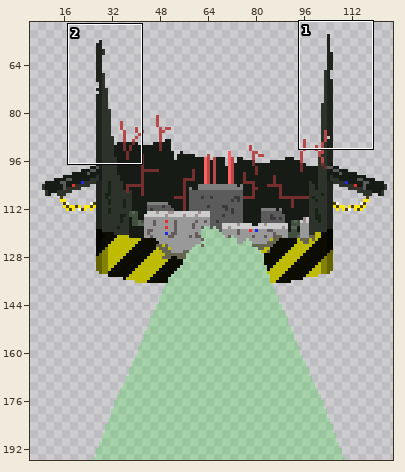
Sprite sheet, stored at CasaDesDiamantes/sprites/sensoryTremblerBaseDestroyed_spr/layers/fffa6570-e273-4066-bb6b-bbd31abe40a0/85c7f3ea-feff-4922-a220-4c0f48611c5e.png. The first picture is a wide view before the edit; the outline marks the close-up.
Close-up. Old version:
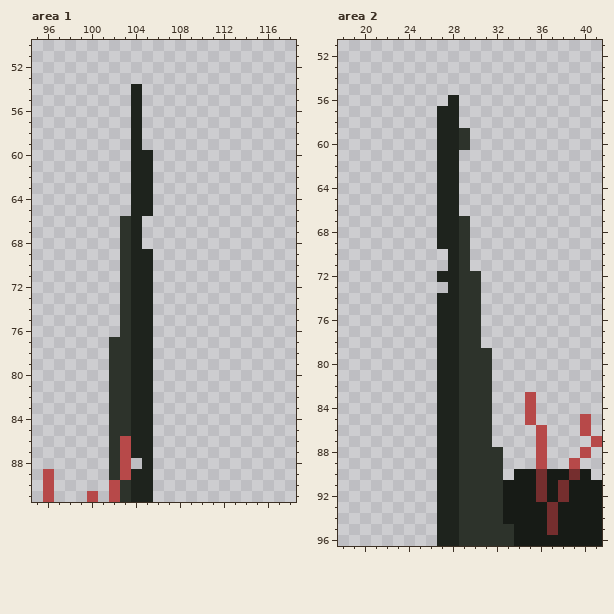
The file is 126x196 pixels. Colours within 5 levels of each other are drawn and written as one. Shown: area 1: x 95..118, y 50..91; area 2: x 18..41, y 51..96. The wide view leaves out empty margins. The commit also changed other parts of the picture, which this record leaves out.
After the commit:
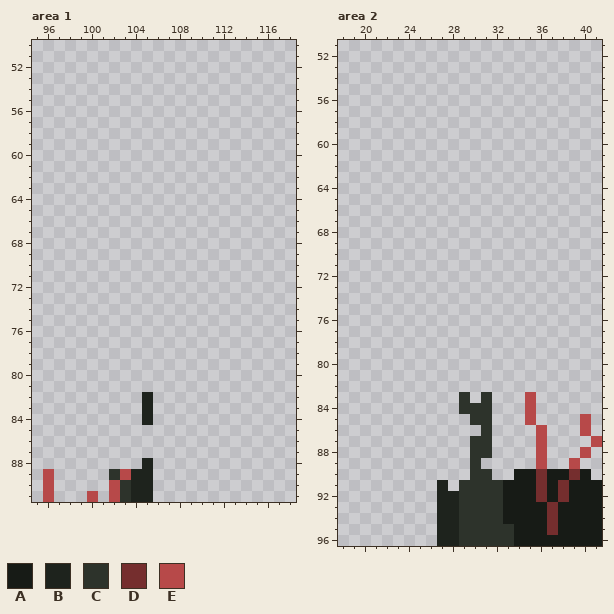
Palette (. is transparent): A #171b16  B #1e231d  C #2d332b  D #752e2e  E #b74949
Changes in this commit:
{"where": "area 1"}
{"y":54,"x":104,"old":"B","new":"."}
{"y":55,"x":104,"old":"B","new":"."}
{"y":56,"x":104,"old":"B","new":"."}
{"y":57,"x":104,"old":"B","new":"."}
{"y":58,"x":104,"old":"B","new":"."}
{"y":59,"x":104,"old":"B","new":"."}
{"y":60,"x":104,"old":"BB","new":".."}
{"y":61,"x":104,"old":"BB","new":".."}
{"y":62,"x":104,"old":"BB","new":".."}
{"y":63,"x":104,"old":"BB","new":".."}
{"y":64,"x":104,"old":"BB","new":".."}
{"y":65,"x":104,"old":"BB","new":".."}
{"y":66,"x":103,"old":"CB","new":".."}
{"y":67,"x":103,"old":"CB","new":".."}
{"y":68,"x":103,"old":"CB","new":".."}
{"y":69,"x":103,"old":"CBB","new":"..."}
{"y":70,"x":103,"old":"CBB","new":"..."}
{"y":71,"x":103,"old":"CBB","new":"..."}
{"y":72,"x":103,"old":"CBB","new":"..."}
{"y":73,"x":103,"old":"CBB","new":"..."}
{"y":74,"x":103,"old":"CBB","new":"..."}
{"y":75,"x":103,"old":"CBB","new":"..."}
{"y":76,"x":103,"old":"CBB","new":"..."}
{"y":77,"x":102,"old":"CCBB","new":"...."}
{"y":78,"x":102,"old":"CCBB","new":"...."}
{"y":79,"x":102,"old":"CCBB","new":"...."}
{"y":80,"x":102,"old":"CCBB","new":"...."}
{"y":81,"x":102,"old":"CCBB","new":"...."}
{"y":82,"x":102,"old":"CCB","new":"..."}
{"y":83,"x":102,"old":"CCB","new":"..."}
{"y":84,"x":102,"old":"CCB","new":"..."}
{"y":85,"x":102,"old":"CCBB","new":"...."}
{"y":86,"x":102,"old":"CEBB","new":"...."}
{"y":87,"x":102,"old":"CEBB","new":"...."}
{"y":88,"x":102,"old":"CE","new":".."}
{"where": "area 2"}
{"y":56,"x":28,"old":"B","new":"."}
{"y":57,"x":27,"old":"BB","new":".."}
{"y":58,"x":27,"old":"BB","new":".."}
{"y":59,"x":27,"old":"BBC","new":"..."}
{"y":60,"x":27,"old":"BBC","new":"..."}
{"y":61,"x":27,"old":"BB","new":".."}
{"y":62,"x":27,"old":"BB","new":".."}
{"y":63,"x":27,"old":"BB","new":".."}
{"y":64,"x":27,"old":"BB","new":".."}
{"y":65,"x":27,"old":"BB","new":".."}
{"y":66,"x":27,"old":"BB","new":".."}
{"y":67,"x":27,"old":"BBC","new":"..."}
{"y":68,"x":27,"old":"BBC","new":"..."}
{"y":69,"x":27,"old":"BBC","new":"..."}
{"y":70,"x":28,"old":"BC","new":".."}
{"y":71,"x":28,"old":"BC","new":".."}
{"y":72,"x":27,"old":"BBCC","new":"...."}
{"y":73,"x":28,"old":"BCC","new":"..."}
{"y":74,"x":27,"old":"BBCC","new":"...."}
{"y":75,"x":27,"old":"BBCC","new":"...."}
{"y":76,"x":27,"old":"BBCC","new":"...."}
{"y":77,"x":27,"old":"BBCC","new":"...."}
{"y":78,"x":27,"old":"BBCC","new":"...."}
{"y":79,"x":27,"old":"BBCCC","new":"....."}
{"y":80,"x":27,"old":"BBCCC","new":"....."}
{"y":81,"x":27,"old":"BBCCC","new":"....."}
{"y":82,"x":27,"old":"BBCCC","new":"....."}
{"y":83,"x":27,"old":"BB","new":".."}
{"y":83,"x":30,"old":"C","new":"."}
{"y":84,"x":27,"old":"BB","new":".."}
{"y":85,"x":27,"old":"BBC","new":"..."}
{"y":86,"x":27,"old":"BBCC","new":"...."}
{"y":87,"x":27,"old":"BBC","new":"..."}
{"y":88,"x":27,"old":"BBC","new":"..."}
{"y":88,"x":32,"old":"C","new":"."}
{"y":89,"x":27,"old":"BBC","new":"..."}
{"y":89,"x":31,"old":"CC","new":".."}
{"y":90,"x":27,"old":"BBC","new":"..."}
{"y":90,"x":32,"old":"C","new":"."}
{"y":91,"x":28,"old":"B","new":"."}
{"label":"erased","picture_box":[109,84,153,469]}
{"label":"erased","picture_box":[437,95,503,491]}
